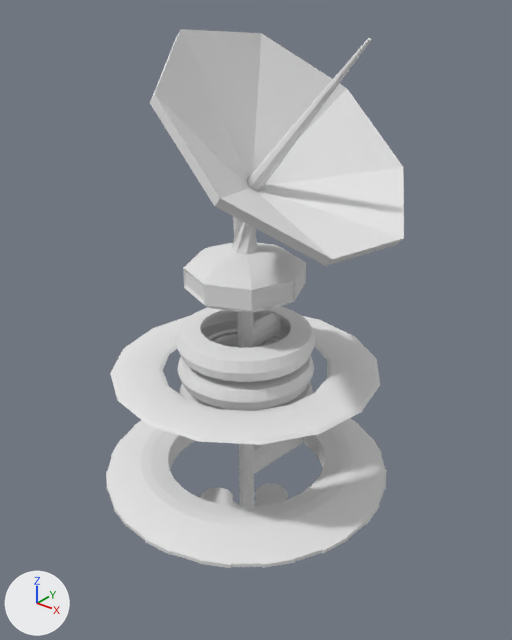
An edit to the Blender file art/TimeMasters_HQ_2.blend, drawn before and after from the same camera.
Both versions are drawn from a 50 mm camera at (7.32, -8.85, 8.12) aimed at (-0.08, 0.39, 2.39). Arrows for +X, +Y and +Z are at lower left; the lights stay in place.
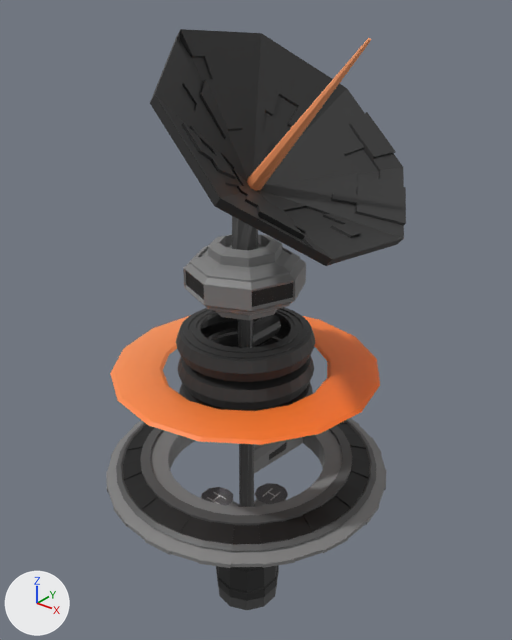
The newer file is also rescaled (x11.44), turned or shifted as a whole; pictures and numbers use the older file's frame.

Where the change shows, as pixel boxes [x1, y1, x2, y2] in the pictures (512 x 640 px):
'Circle.002', reshaped (8% taller)
    before: [106, 29, 404, 568]
    after: [106, 29, 406, 610]
part 1 of me_circle_002, built on
    before: [190, 38, 404, 507]
    after: [107, 29, 406, 610]
part 2 of me_circle_002, recoloured
    both: [106, 244, 386, 568]

The change, as a diff of the scene's bpy script:
```diff
--- a/art/TimeMasters_HQ_2.blend.py
+++ b/art/TimeMasters_HQ_2.blend.py
@@ img_spacestationtex_png_003 @@
+img_spacestationtex_png_003 = load_image('SpaceStationTex.png.003', 'SpaceStationTex.png', 2048, 2048, 'sRGB')
@@ mat_spacestationtex_png_003 @@
+mat_spacestationtex_png_003 = principled_material('SpaceStationTex.png.003')
+mat_spacestationtex_png_003.texture = img_spacestationtex_png_003
@@ me_circle_002 @@
 # used by ob_circle_002; location = (0.0, 0.0, 0.0); scale = (0.582, 0.582, 0.582)
-me_circle_002.from_pydata(...)  # 1888 vertices, 1825 faces; spans x -4.7..4.7, y -4.7..4.7, z -4.2..12.7
+me_circle_002.from_pydata(...)  # 3298 vertices, 3495 faces; spans x -4.7..4.7, y -4.7..4.7, z -7.0..12.7
+# me_circle_002 part 1: 56 vertices moved within x -2.0..3.7, y -2.0..2.0, z -3.3..12.7; 11 vertices removed from x -0.3..0.3, y -0.3..0.3, z -4.2; 1421 vertices added at x -4.4..4.5, y -4.4..4.4, z -7.0..12.7
+# me_circle_002 part 2: 1246 faces spanning x -4.7..4.7, y -4.7..4.7, z -3.3..12.5 switch from mat_material (white #e7e7e7) to mat_spacestationtex_png_003 (picture img_spacestationtex_png_003)
```
